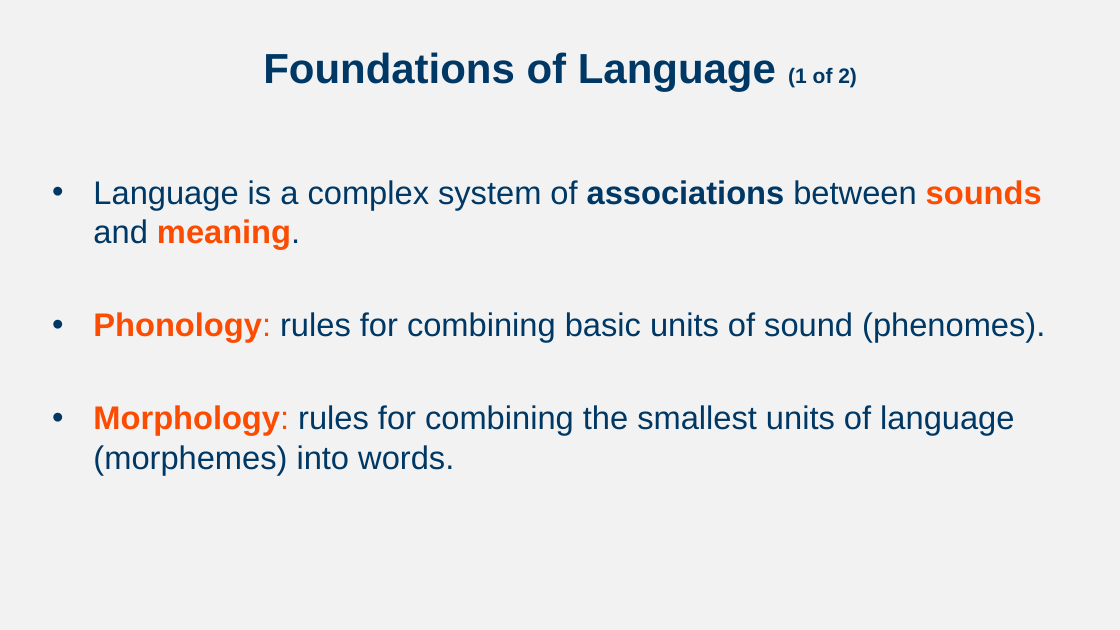
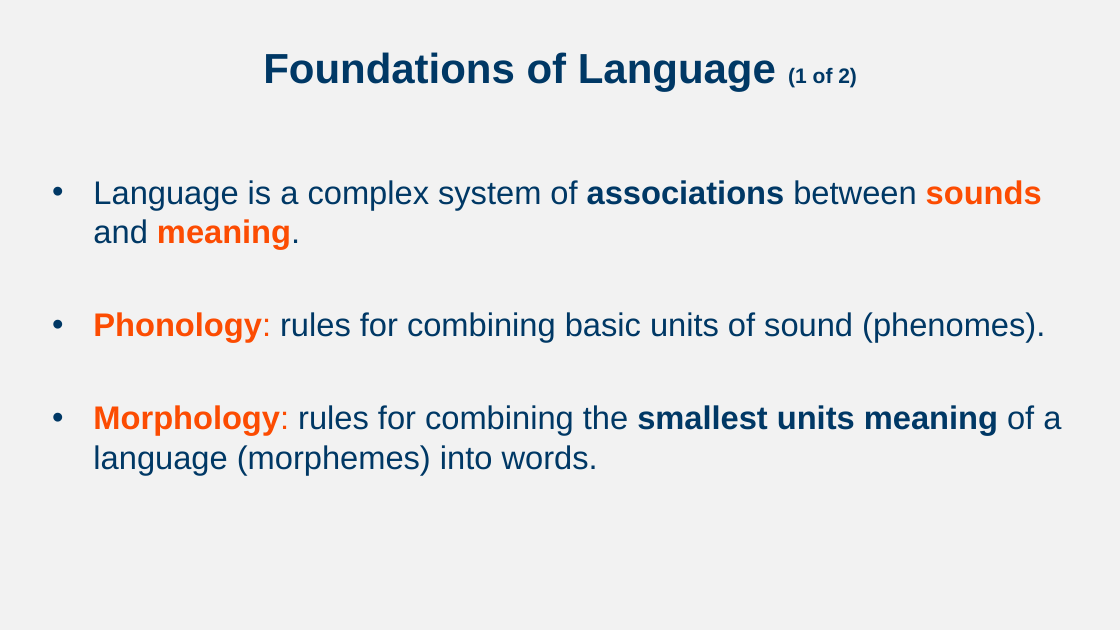
Before and after one commit to npm27/Teaching-Materials, a slide deck: slide 2 of Developmental Spring 24/Slides/Chapter 9.pptx. Drawn at 1120x630 pixels with LibreOffice and Linux fonts; fonts in the diff are those of the drawing. Boxes give left, top, right and bottom in pixels: in the first picture for what was removed or moved away, otherwise in the second. Text is boxed around its words. In the diff, an @@ line names an element or a change of style, - is before the commit and + after.

```diff
--- a/Developmental Spring 24/Slides/Chapter 9.pptx
+++ b/Developmental Spring 24/Slides/Chapter 9.pptx
@@ text at (x1=93, y1=405, x2=1061, y2=474): text changed @@
-• Morphology: rules for combining the smallest units of language (morphemes) into words.
+• Morphology: rules for combining the smallest units meaning of a language (morphemes) into words.
```
Also in this commit, not shown: 5 other slides changed, 1 slide added, 16 other files.
